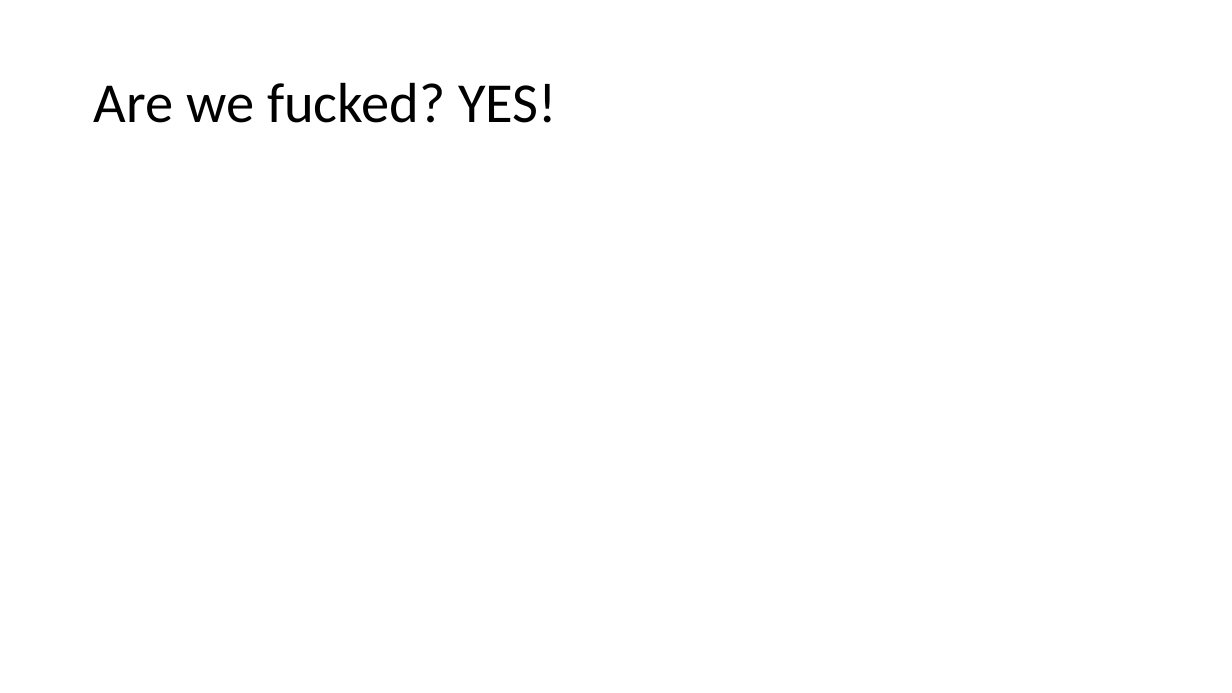
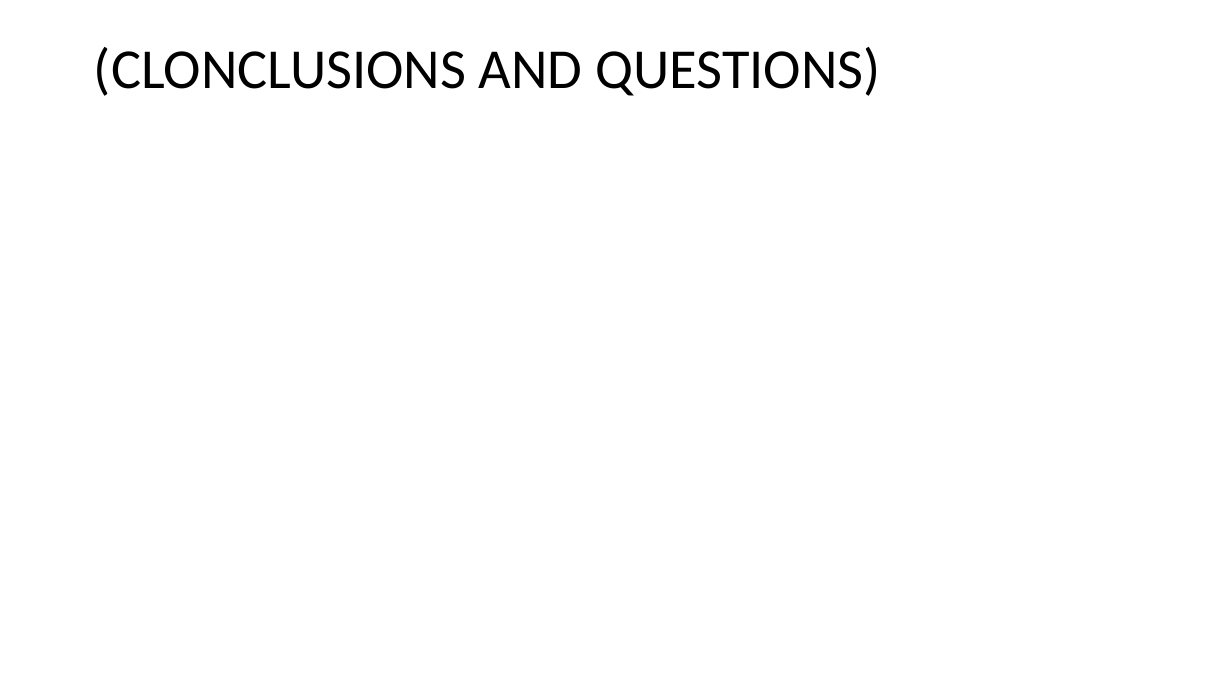
Before and after one commit to danilogiarlini/Global-CO2-Emission-Forecasting, a slide deck: slide 14 of Visualization/GlobalCO2Emission.pptx. Drawn at 1232x693 pixels with LibreOffice and Linux fonts; fonts in the diff are those of the drawing. Boxes give left, top, right and bottom in pixels: in the first picture for what was removed or moved away, otherwise in the second. Text is boxed around its words. In the diff, an @@ line names an element or a change of style, - is before the commit and + after.

```diff
--- a/Visualization/GlobalCO2Emission.pptx
+++ b/Visualization/GlobalCO2Emission.pptx
@@ title at [94, 47, 880, 96]: text changed @@
-Are we fucked? YES!
+(CLONCLUSIONS AND QUESTIONS)
```
Also in this commit, not shown: 11 other slides changed, 1 slide added, 1 slide removed, 5 other files.
